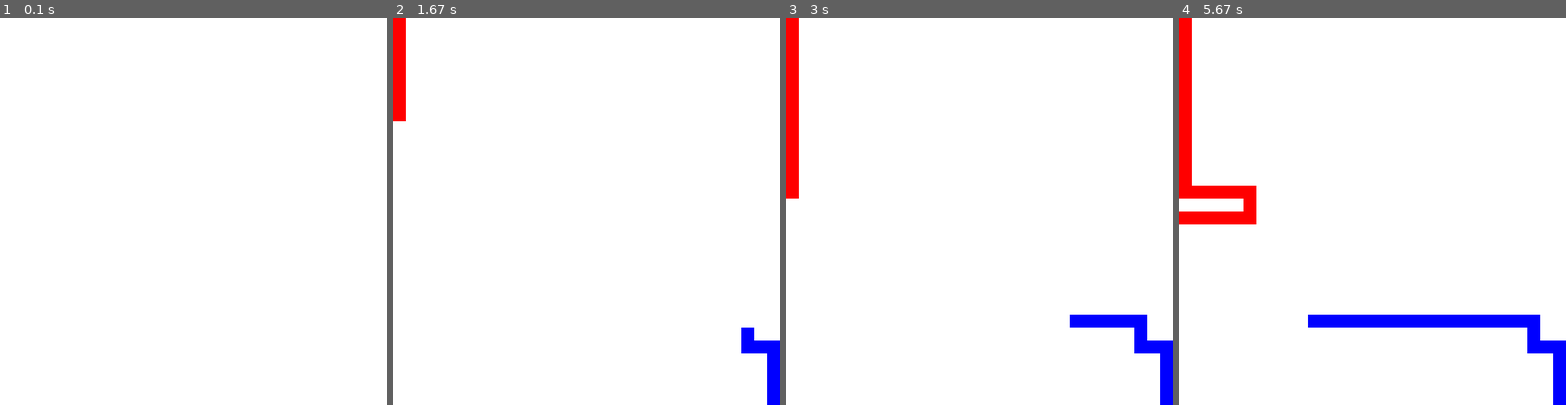
Above: before the commit, frames 1-4 (left to right).
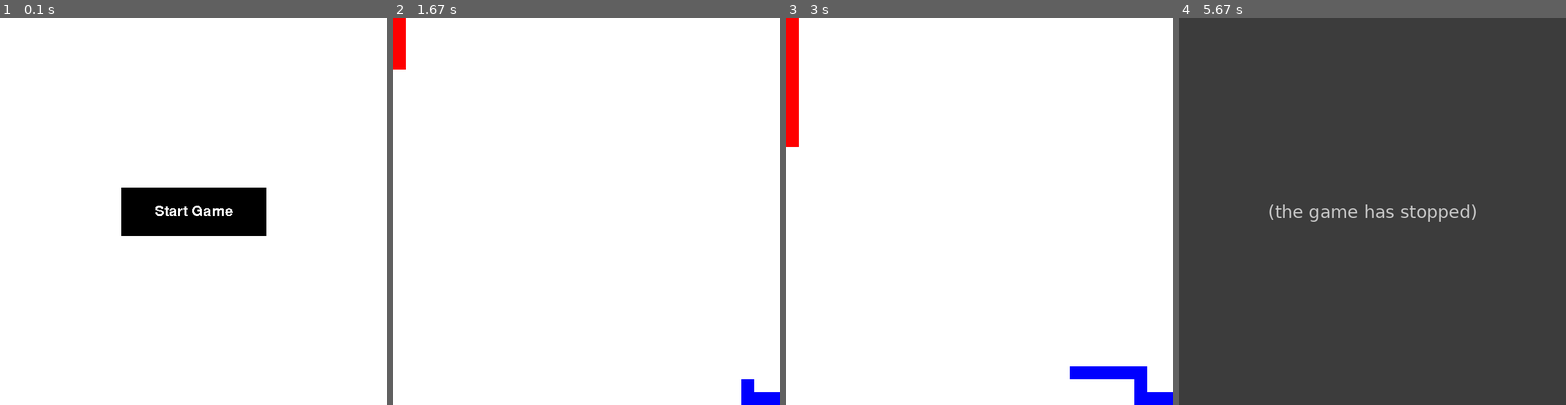
Above: after the commit, the same moments.

Repository: DanielMiao1/lightcycle
Game: pygame game, started from main.py
Two runs of this game, one before a commit and one after it. Both use one fixed random seed, a clock stepped at 60 frames per second and the inputs below.
Inputs (mouse positions are in pixels of both pictures, inside the frame that each line leads up to):
- Up to frame 1 (0.1 s): no input
- Up to frame 2 (1.67 s): click (571, 226) at 0.88 s; tap A at 1.17 s; tap W at 1.5 s
- Up to frame 3 (3 s): hold A 1.83-2.3 s; hold Up 1.83-2.3 s; hold Right from 2.83 s (still down)
- Up to frame 4 (5.67 s): release Right at 3.3 s; hold Down 3.9-4.2 s; hold Left 4.23-4.63 s; hold A 4.23-4.63 s

The runs differ from the first frame. In frame 1, 4.5% of the frame differs, in the area x 31-69%, y 43-57%; in frame 2, 1.6%; in frame 3, 2.9%; in frame 4, 100%, in the area x 0-100%, y 0-100%.
Error after the commit: TypeError: function missing required argument 'source' (pos 1) (main.py line 173); the game stopped at 5.42 s (later frames are placeholders)

Commit message:
added start screen

Diff:
--- a/main.py
+++ b/main.py
@@ -18,6 +18,41 @@
 
 class Outcome(Enum):
 	none, player1, player2, draw = 0, 1, 2, 3
+
+
+class Button:
+	"""Button widget"""
+	def __init__(self, screen, text: str = "", pos: Vector2 = Vector2(0, 0), size: tuple = (20, 20), color: tuple or set or list = (255, 0, 0), button_color: tuple or set or list = (0, 255, 255)):
+		self.screen = screen
+		self.button = pygame.Surface(size)
+		self.button.fill(button_color)
+		self.rect = self.button.get_rect(center=tuple(pos))
+		self.button_text = text
+		self.font_size = 32
+		self.text_color = color
+		self.background_color = button_color
+		button_font = pygame.font.SysFont(None, self.font_size)
+		self.text = button_font.render(self.button_text, False, color)
+
+	def setBackgroundColor(self, color):
+		self.background_color = color
+		self.button.fill(color)
+
+	def setTextColor(self, color):
+		self.text_color = color
+		self.text = pygame.font.SysFont(None, self.font_size).render(self.button_text, False, color)
+
+	def setText(self, text):
+		self.button_text = text
+		self.text = pygame.font.SysFont(None, self.font_size).render(text, False, self.text_color)
+
+	def clicked(self, pos):
+		return self.rect.collidepoint(*pos)
+
+	def paint_widget(self):
+		"""Paint the button to the screen"""
+		self.button.blit(self.text, ((self.rect.width - self.text.get_rect().width) // 2, (self.rect.height - self.text.get_rect().height) // 2))
+		self.screen.blit(self.button, self.rect)
 
 
 class Bike:
@@ -79,7 +114,8 @@
 		p1_over = self.squares[player1_position["x"]][player1_position["y"]] != ' '
 		p2_over = self.squares[player2_position["x"]][player2_position["y"]] != ' '
 
-		if p1_over and p2_over:
+		# check if the head of player1 and player2 are at the same position
+		if (p1_over and p2_over) or player1_position == player2_position:
 			return Outcome.draw
 
 		# If a player runs into another
@@ -102,6 +138,9 @@
 				else:
 					color = (255, 255, 255)
 				pygame.draw.rect(screen, color, (i * WIDTH, j * WIDTH, WIDTH, WIDTH))
+
+# title text
+# button (surface to click)
 
 class Main: # Main class
 	def __init__(self):
@@ -115,47 +154,62 @@
 		self.player2 = Bike("B", Vector2(N - 1, N), Vector2(0, -1)) # Set player2 in the bottom right corner
 		self.grid = Grid() # Set grid
 		self.running = True
+		self.started = False
+		self.start_button = Button(self.screen, text="Start Game", pos=Vector2(WIDTH * N / 2, WIDTH * N / 2), size=(225, 75), color=(255, 255, 255), button_color=(0, 0, 0))
+		self.ending = Outcome.none
+		self.ending_text = pygame.font.SysFont(None, 30).render("Tie Game" if self.ending == Outcome.draw else "Player 1 wins" if self.ending == Outcome.player1 else "Player 2 wins", False, (0, 0, 0))
 
 	def run(self): # The main
 		"""PyGame Main Loop"""
 		UPDATE = pygame.USEREVENT
 		pygame.time.set_timer(UPDATE, 200)
 		while True:
-			for i in pygame.event.get():
-				if i.type == pygame.QUIT: exit()
-				# Key presses
-				if i.type == pygame.KEYDOWN:
-					if not self.player1.direction_changed:
-						if i.key == pygame.K_LEFT and self.player1.direction != Vector2(1, 0):
-							self.player1.changeDirection(Vector2(-1, 0))
-							self.player1.direction_changed = True
-						elif i.key == pygame.K_RIGHT and self.player1.direction != Vector2(-1, 0):
-							self.player1.changeDirection(Vector2(1, 0))
-							self.player1.direction_changed = True
-						elif i.key == pygame.K_UP and self.player1.direction != Vector2(0, 1):
-							self.player1.changeDirection(Vector2(0, -1))
-							self.player1.direction_changed = True
-						elif i.key == pygame.K_DOWN and self.player1.direction != Vector2(0, -1):
-							self.player1.changeDirection(Vector2(0, 1))
-							self.player1.direction_changed = True
-					if not self.player2.direction_changed:
-						if i.key == pygame.K_a and self.player2.direction != Vector2(1, 0):
-							self.player2.changeDirection(Vector2(-1, 0))
-							self.player2.direction_changed = True
-						elif i.key == pygame.K_s and self.player2.direction != Vector2(0, -1):
-							self.player2.changeDirection(Vector2(0, 1))
-							self.player2.direction_changed = True
-						elif i.key == pygame.K_d and self.player2.direction != Vector2(-1, 0):
-							self.player2.changeDirection(Vector2(1, 0))
-							self.player2.direction_changed = True
-						elif i.key == pygame.K_w and self.player2.direction != Vector2(0, 1):
-							self.player2.changeDirection(Vector2(0, -1))
-							self.player2.direction_changed = True
-				if i.type == UPDATE and self.running:
-					self.update()
+			if not self.started:
+				for i in pygame.event.get():
+					if i.type == pygame.MOUSEBUTTONDOWN:
+						if self.start_button.clicked(i.pos):
+							self.started = True
+			elif self.ending != Outcome.none:
+				self.screen.blit()
+			else:
+				for i in pygame.event.get():
+					if i.type == pygame.QUIT: exit()
+					# Key presses
+					if i.type == pygame.KEYDOWN:
+						if not self.player1.direction_changed:
+							if i.key == pygame.K_LEFT and self.player1.direction != Vector2(1, 0):
+								self.player1.changeDirection(Vector2(-1, 0))
+								self.player1.direction_changed = True
+							elif i.key == pygame.K_RIGHT and self.player1.direction != Vector2(-1, 0):
+								self.player1.changeDirection(Vector2(1, 0))
+								self.player1.direction_changed = True
+							elif i.key == pygame.K_UP and self.player1.direction != Vector2(0, 1):
+								self.player1.changeDirection(Vector2(0, -1))
+								self.player1.direction_changed = True
+							elif i.key == pygame.K_DOWN and self.player1.direction != Vector2(0, -1):
+								self.player1.changeDirection(Vector2(0, 1))
+								self.player1.direction_changed = True
+						if not self.player2.direction_changed:
+							if i.key == pygame.K_a and self.player2.direction != Vector2(1, 0):
+								self.player2.changeDirection(Vector2(-1, 0))
+								self.player2.direction_changed = True
+							elif i.key == pygame.K_s and self.player2.direction != Vector2(0, -1):
+								self.player2.changeDirection(Vector2(0, 1))
+								self.player2.direction_changed = True
+							elif i.key == pygame.K_d and self.player2.direction != Vector2(-1, 0):
+								self.player2.changeDirection(Vector2(1, 0))
+								self.player2.direction_changed = True
+							elif i.key == pygame.K_w and self.player2.direction != Vector2(0, 1):
+								self.player2.changeDirection(Vector2(0, -1))
+								self.player2.direction_changed = True
+					if i.type == UPDATE and self.running:
+						self.update()
 
 			self.screen.fill((255, 255, 255))
-			self.grid.paint_screen(self.screen)
+			if self.started:
+				self.grid.paint_screen(self.screen)
+			else:
+				self.start_button.paint_widget()
 			pygame.display.update()
 			try: self.clock.tick(60)
 			except KeyboardInterrupt: exit()
@@ -185,7 +239,9 @@
 				print("Player 2 won")
 
 			self.running = False
+			self.ending = player_won
 			return
+
 
 		# Update the grid
 		self.grid.placeMove(self.player1)
@@ -216,11 +272,13 @@
 # tie
 
 
-"""xx
+"""
+xx
  x
  x
 					0
 					0
-					0"""
+					0
+"""
 
 # go backwards by pressing two keys
Not shown, removed: .breakpoints
